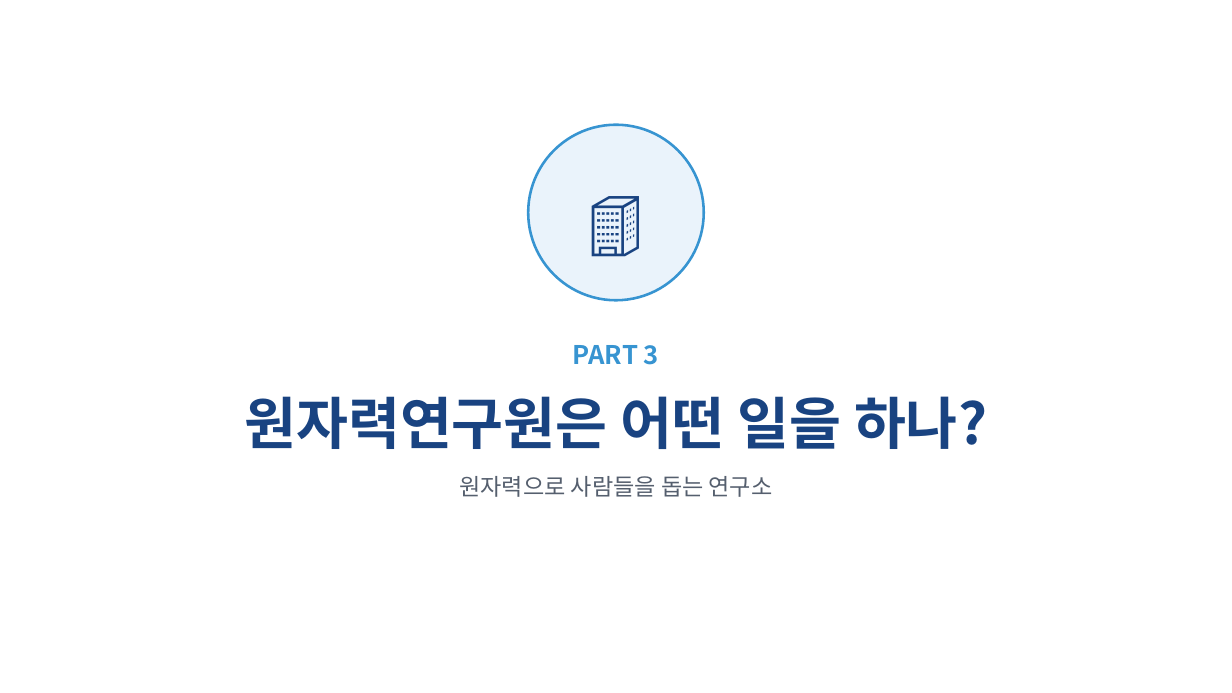
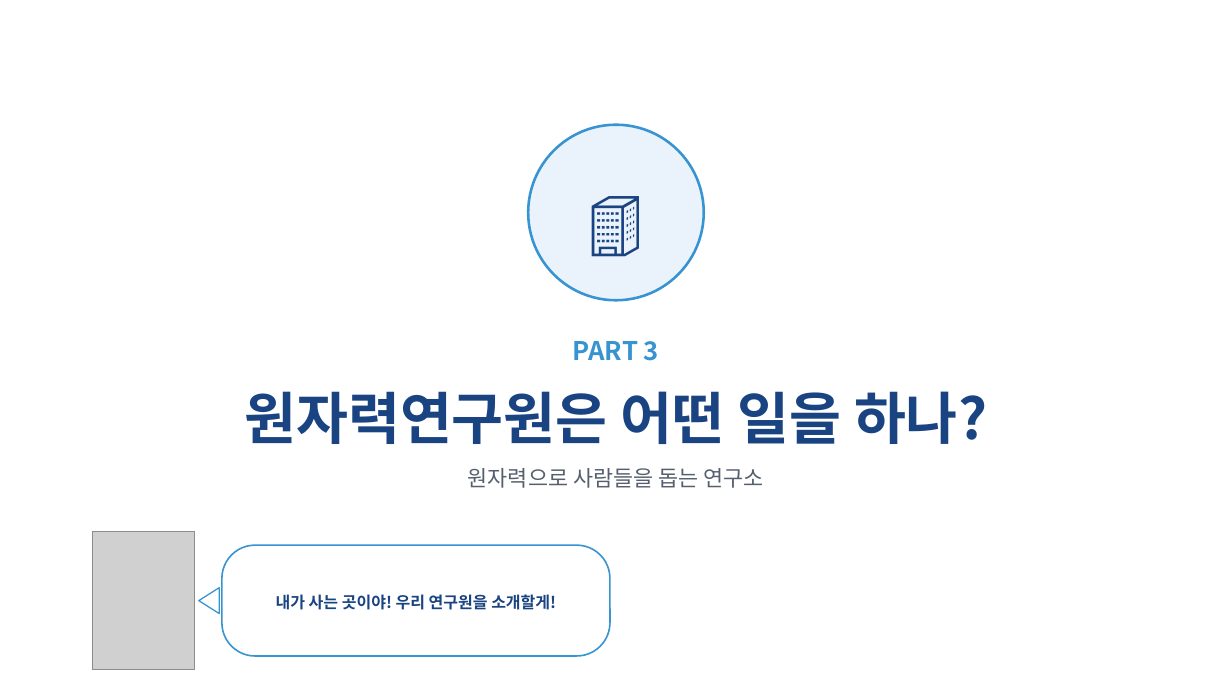
Before and after one commit to parksang-jun/ecture-materials, a slide deck: slide 15 of 강의자료/원자력과 탄소중립_표준양식.pptx (slide 14 before the commit). Drawn at 1232x693 pixels with LibreOffice and Linux fonts; fonts in the diff are those of the drawing; grey boxes stand for pictures. Boxes give left, top, right and bottom in pixels: in the first picture for what was removed or moved away, otherwise in the second. Text is boxed around its words. In the diff, an @@ line names an element or a change of style, - is before the commit and + after.

```diff
--- a/강의자료/원자력과 탄소중립_표준양식.pptx
+++ b/강의자료/원자력과 탄소중립_표준양식.pptx
@@ text at (244, 391, 988, 488): size 18 to 17 pt in "원자력으로 사람들을 돕는 연구소"; less space between paragraphs @@
@@ picture added at (92, 531, 194, 670) @@
@@ rounded rectangle added at (222, 545, 610, 656), fill #FFFFFF, outline #3794D1 1.25 pt, 12.5 pt, text #194381, bold @@
+내가 사는 곳이야! 우리 연구원을 소개할게!
@@ triangle added at (199, 588, 219, 614), fill #FFFFFF, outline #3794D1 1 pt @@
```
Also in this commit, not shown: 34 other slides changed, 1 slide added, 2 other files.
